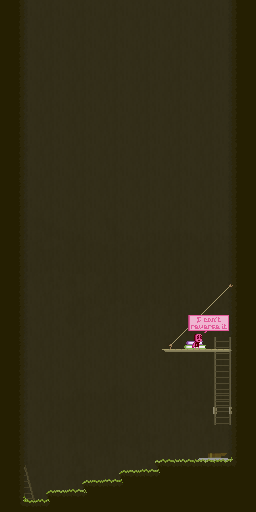
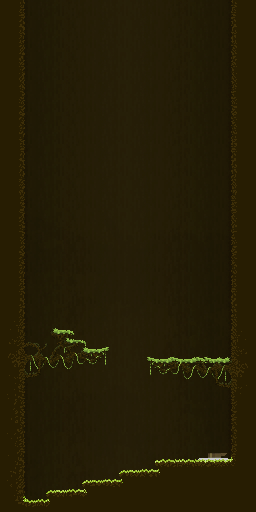
Layers edited between the first and the second 256 x 512 image:
hid "I can’t reverse it" over [191, 317, 227, 329]
hid "Layer 19", painted on it over [188, 315, 229, 333]
hid "Layer 18" over [192, 334, 202, 349]
painted on "Chest Open" over [208, 453, 227, 458]
removed layer "Dirt copy" from group "Basics" over [19, 0, 237, 507]
painted on "Layer 5 copy 4" over [21, 456, 235, 505]
removed layer "Layer 0" from group "Basics" over [7, 0, 248, 507]
added layer "Layer 31" in group "Basics" over [147, 329, 248, 394]
added layer "Layer 29" in group "Basics" over [7, 0, 248, 507]
hid "Layer 8 copy", painted on it over [162, 284, 242, 352]
removed layer "Layer 9" over [170, 285, 231, 346]
removed layer "Layer 11" over [162, 349, 242, 352]
hid "Layer 15", moved it out of group "Ladder" over [186, 341, 203, 345]
hid "Layer 14", moved it out of group "Ladder" over [184, 345, 206, 349]
hid group "Ladder" (6 layers) over [16, 337, 232, 501]
"Layer 3 copy": opacity 100% → 79%, blend normal → overlay over [7, 0, 248, 507]
hid "Layer 3 copy 2" over [7, 0, 248, 507]
painted on "Layer 3" over [7, 0, 248, 507]
